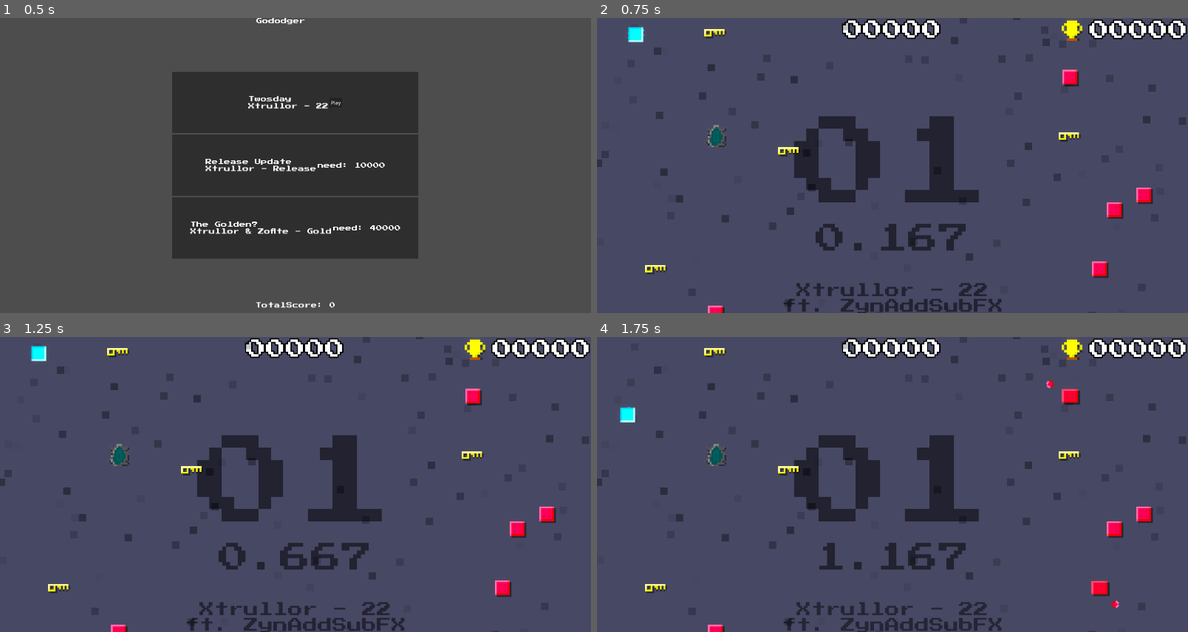
Above: before the commit, frames 1-4 (two rows, left to right).
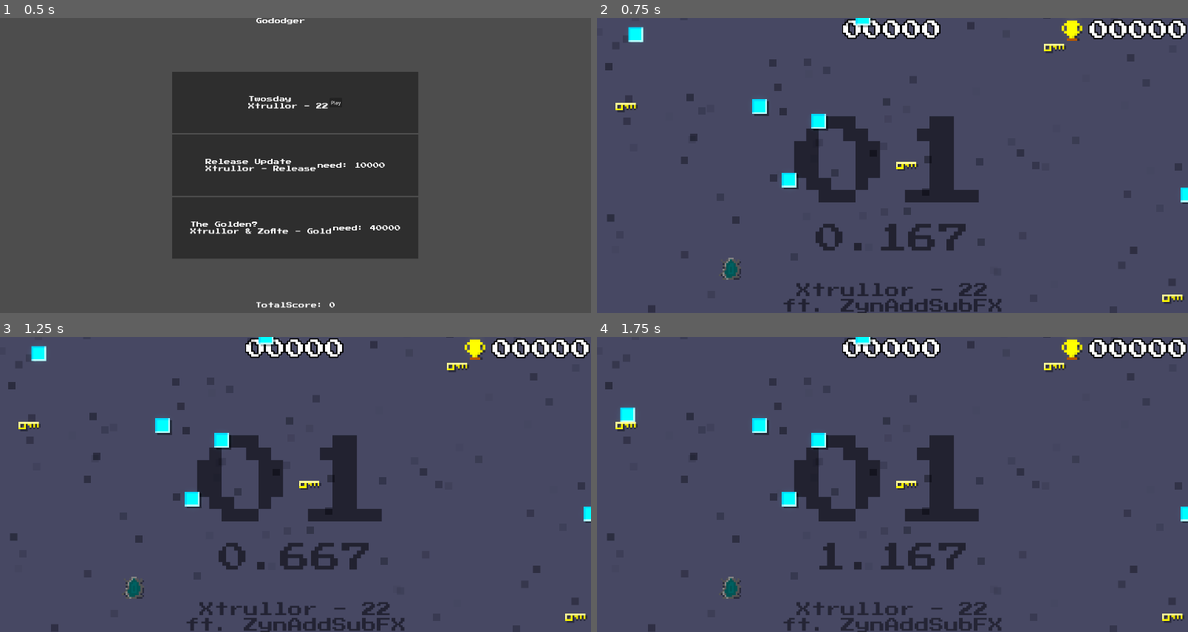
Above: after the commit, the same moments.

Repository: veprogames/gododger
Game: Godot game, scene res://mainmenu/main_menu.tscn
The game is run twice, just before and just after one commit, with the same random seed, the same clock (stepped at 60 frames per second) and the same inputs.
Inputs (mouse positions are in pixels of both pictures, inside the frame that each line leads up to):
- Up to frame 1 (0.5 s): no input
- Up to frame 2 (0.75 s): click "Play" at 0.5 s
- Up to frame 3 (1.25 s): no input
- Up to frame 4 (1.75 s): move the mouse to (922, 484) at 1.27 s

Frame 1 is identical in both runs. In frame 2, 3.6% of the frame differs, in the area x 0-100%, y 0-100%; in frame 3, 3.6%; in frame 4, 3.7%.

Commit message:
level configuration (difficulty, behavior, look), balancing

Diff:
--- a/behavior/move/periodic_move_behavior.gd
+++ b/behavior/move/periodic_move_behavior.gd
@@ -8,6 +8,7 @@
 
 func get_amplitude() -> Vector2:
 	var mult := 1.0 + 0.05 * clampf(level, 0, 50)
+	mult *= level_instance.difficulty_multiplier ** 0.5
 	return 50 * mult * Vector2(
 		randf_range(-1, 1),
 		randf_range(-1, 1)
--- a/behavior/shoot/periodic_shoot_behavior.gd
+++ b/behavior/shoot/periodic_shoot_behavior.gd
@@ -10,11 +10,12 @@
 var speed := 1.0
 
 func _ready() -> void:
+	var diff := level_instance.difficulty_multiplier ** 0.5
 	@warning_ignore("integer_division")
-	count = randi_range(1, mini(level / 30 + 1, 5))
-	speed = 2.0 if randf() < level * 0.01 else 1.0
+	count = randi_range(1, mini(int(level / 30 * diff + 1), 5))
+	speed = 2.0 if randf() < level * 0.01 * diff else 1.0
 	bullet_speed = 75.0 + 0.5 * level
-	rotate_speed = randf_range(-PI / 10, PI / 10) * (1 + 0.2 * level)
+	rotate_speed = randf_range(-PI / 10, PI / 10) * (1 + 0.2 * level) * diff
 
 	timer.wait_time = 2 / (get_bpm_rate() * speed)
 
--- a/enemy/enemy.gd
+++ b/enemy/enemy.gd
@@ -1,7 +1,16 @@
 class_name Enemy
 extends Area2D
 
+@export var texture := preload("res://enemy/enemy.png")
+
 @onready var animation_player := $AnimationPlayer as AnimationPlayer
+@onready var sprite := $Sprite as Sprite2D
+
+func _ready() -> void:
+	sprite.texture = texture
 
 func play_shoot_animation() -> void:
 	animation_player.play("shoot")
+
+func set_texture(tex: Texture2D) -> void:
+	texture = tex
--- a/enemy/enemy.tscn
+++ b/enemy/enemy.tscn
@@ -11,7 +11,7 @@
 tracks/0/type = "value"
 tracks/0/imported = false
 tracks/0/enabled = true
-tracks/0/path = NodePath("Sprite2D:modulate")
+tracks/0/path = NodePath("Sprite:modulate")
 tracks/0/interp = 1
 tracks/0/loop_wrap = true
 tracks/0/keys = {
@@ -23,7 +23,7 @@
 tracks/1/type = "value"
 tracks/1/imported = false
 tracks/1/enabled = true
-tracks/1/path = NodePath("Sprite2D:scale")
+tracks/1/path = NodePath("Sprite:scale")
 tracks/1/interp = 1
 tracks/1/loop_wrap = true
 tracks/1/keys = {
@@ -40,7 +40,7 @@
 tracks/0/type = "value"
 tracks/0/imported = false
 tracks/0/enabled = true
-tracks/0/path = NodePath("Sprite2D:scale")
+tracks/0/path = NodePath("Sprite:scale")
 tracks/0/interp = 1
 tracks/0/loop_wrap = true
 tracks/0/keys = {
@@ -52,7 +52,7 @@
 tracks/1/type = "value"
 tracks/1/imported = false
 tracks/1/enabled = true
-tracks/1/path = NodePath("Sprite2D:modulate")
+tracks/1/path = NodePath("Sprite:modulate")
 tracks/1/interp = 1
 tracks/1/loop_wrap = true
 tracks/1/keys = {
@@ -71,11 +71,11 @@
 [node name="Enemy" type="Area2D"]
 script = ExtResource("1_xwy6h")
 
-[node name="Sprite2D" type="Sprite2D" parent="."]
+[node name="Sprite" type="Sprite2D" parent="."]
 texture_filter = 1
 texture = ExtResource("1_6jrjr")
 
-[node name="Shadow" type="ColorRect" parent="Sprite2D"]
+[node name="Shadow" type="ColorRect" parent="Sprite"]
 z_index = -1
 offset_left = -3.0
 offset_top = -3.0
--- a/enemyspawner/enemy_spawner.gd
+++ b/enemyspawner/enemy_spawner.gd
@@ -9,30 +9,55 @@
 @export var player: Player
 @export var level: Level
 
+@export_category("Level Configuration")
+@export var enemy_sprite: Texture
+@export var move_behaviors: Array[PackedScene]
+@export var shoot_behaviors: Array[PackedScene]
+
+var base_seed := 0
+
 var Key := preload("res://key/key.tscn")
-
-var PeriodicMoveBehavior := preload("res://behavior/move/periodic_move_behavior.tscn")
-var PeriodicShootBehavior := preload("res://behavior/shoot/periodic_shoot_behavior.tscn")
 
 var viewport: Rect2
 
 func _ready():
+	base_seed = get_base_seed()
 	viewport = player.get_camera_rect()
 
+func get_base_seed() -> int:
+	var s := 0
+	var level_id := level.level_data.id
+	for c in level_id:
+		var ord := c.unicode_at(0)
+		s = (s * ord + ord) % 65_536
+	return s
+
 func get_move_chance() -> float:
-	return minf(level.level * 0.01 + 0.1, 0.75)
+	return minf((level.level * 0.01 + 0.1) * level.difficulty_multiplier, 0.75)
 
 func get_shoot_chance() -> float:
-	return minf(level.level * 0.005 + 0.1, 0.75)
+	return minf((level.level * 0.005 + 0.1) * level.difficulty_multiplier, 0.75)
+
+func random_move_behavior() -> MoveBehavior:
+	if len(move_behaviors) == 0:
+		return null
+	return move_behaviors[randi() % len(move_behaviors)].instantiate() as MoveBehavior
+
+func random_shoot_behavior() -> ShootBehavior:
+	if len(shoot_behaviors) == 0:
+		return null
+	return shoot_behaviors[randi() % len(shoot_behaviors)].instantiate() as ShootBehavior
 
 func get_behaviors(enemy: Enemy) -> Array[Behavior]:
 	var result: Array[Behavior] = []
 	if randf() < get_move_chance():
-		var move := PeriodicMoveBehavior.instantiate()
-		result.push_back(move)
+		var move := random_move_behavior()
+		if move:
+			result.push_back(move)
 	if randf() < get_shoot_chance():
-		var shoot := PeriodicShootBehavior.instantiate()
-		result.push_back(shoot)
+		var shoot := random_shoot_behavior()
+		if shoot:
+			result.push_back(shoot)
 	for b in result:
 		b.level_instance = level
 		b.level = level.level
@@ -50,6 +75,8 @@
 	var pos := get_random_position()
 	var enemy := enemy_scene.instantiate() as Enemy
 	if enemy:
+		if enemy_sprite:
+			enemy.set_texture(enemy_sprite)
 		var behaviors := get_behaviors(enemy)
 		enemy.position = pos
 		for b in behaviors:
@@ -71,14 +98,15 @@
 	emit_signal("key_spawned", key)
 
 func get_enemy_count() -> int:
+	var level_diff := int(level.level * level.difficulty_multiplier)
 	@warning_ignore("integer_division")
-	return 6 + clampi(level.level, 0, 20) \
-		+ int(clampi(level.level - 20, 0, 100) / 5)
+	return 6 + clampi(level_diff, 0, 20) \
+		+ int(clampi(level_diff - 20, 0, 100) / 5)
 
 func spawn_level(level_: int):
 	@warning_ignore("integer_division")
 	var key_count := mini(4 + int(level.level / 10), 8)
-	seed(level_)
+	seed(level_ + base_seed)
 	for i in range(get_enemy_count()):
 		spawn_enemy()
 	spawn_nextlevel()
--- a/level/level.gd
+++ b/level/level.gd
@@ -6,6 +6,7 @@
 signal game_restarted(highscore: int)
 
 @export var level := 0
+@export var difficulty_multiplier := 1.0
 @export var level_data: LevelData
 var elapsed := 0.0
 var score_multiplier := 1.0
@@ -40,7 +41,8 @@
 
 func get_score() -> int:
 	var time_per_level := elapsed / (level + 1)
-	return int(10 * level ** 2 / time_per_level * score_multiplier)
+	var difficulty_modifier := difficulty_multiplier ** 1.5
+	return int(10 * level ** 1.2 / time_per_level * score_multiplier * difficulty_modifier)
 
 func _on_player_finished() -> void:
 	level += 1
--- a/level/levels/level_xtrullor_22.tscn
+++ b/level/levels/level_xtrullor_22.tscn
@@ -1,7 +1,16 @@
-[gd_scene load_steps=3 format=3 uid="uid://dg8t2aajmoqdv"]
+[gd_scene load_steps=6 format=3 uid="uid://dg8t2aajmoqdv"]
 
 [ext_resource type="PackedScene" uid="uid://b2nlenin7f3m" path="res://level/level.tscn" id="1_pdwaf"]
 [ext_resource type="Resource" uid="uid://csemitroqxfkg" path="res://level/levels/xtrullor22.tres" id="2_w77iy"]
+[ext_resource type="PackedScene" uid="uid://6ofo34fitnot" path="res://behavior/move/periodic_move_behavior.tscn" id="3_qavw6"]
+[ext_resource type="Texture2D" uid="uid://dphmtnwibd6lu" path="res://player/player.png" id="3_wg43t"]
+[ext_resource type="PackedScene" uid="uid://bopfny4t8y4h4" path="res://behavior/shoot/periodic_shoot_behavior.tscn" id="4_5kt35"]
 
 [node name="LevelXtrullor22" instance=ExtResource("1_pdwaf")]
+difficulty_multiplier = 0.5
 level_data = ExtResource("2_w77iy")
+
+[node name="EnemySpawner" parent="." index="2"]
+enemy_sprite = ExtResource("3_wg43t")
+move_behaviors = Array[PackedScene]([ExtResource("3_qavw6")])
+shoot_behaviors = Array[PackedScene]([ExtResource("4_5kt35")])
--- a/level/levels/level_xtrullor_gold.tscn
+++ b/level/levels/level_xtrullor_gold.tscn
@@ -5,6 +5,7 @@
 [ext_resource type="AudioStream" uid="uid://wo1xqkjhaf2q" path="res://music/xtrullor_gold.ogg" id="3_ain4o"]
 
 [node name="LevelXtrullorGold" instance=ExtResource("1_w1vct")]
+difficulty_multiplier = 2.0
 level_data = ExtResource("2_27ap5")
 
 [node name="ColorRect" parent="CanvasLayer" index="0"]
